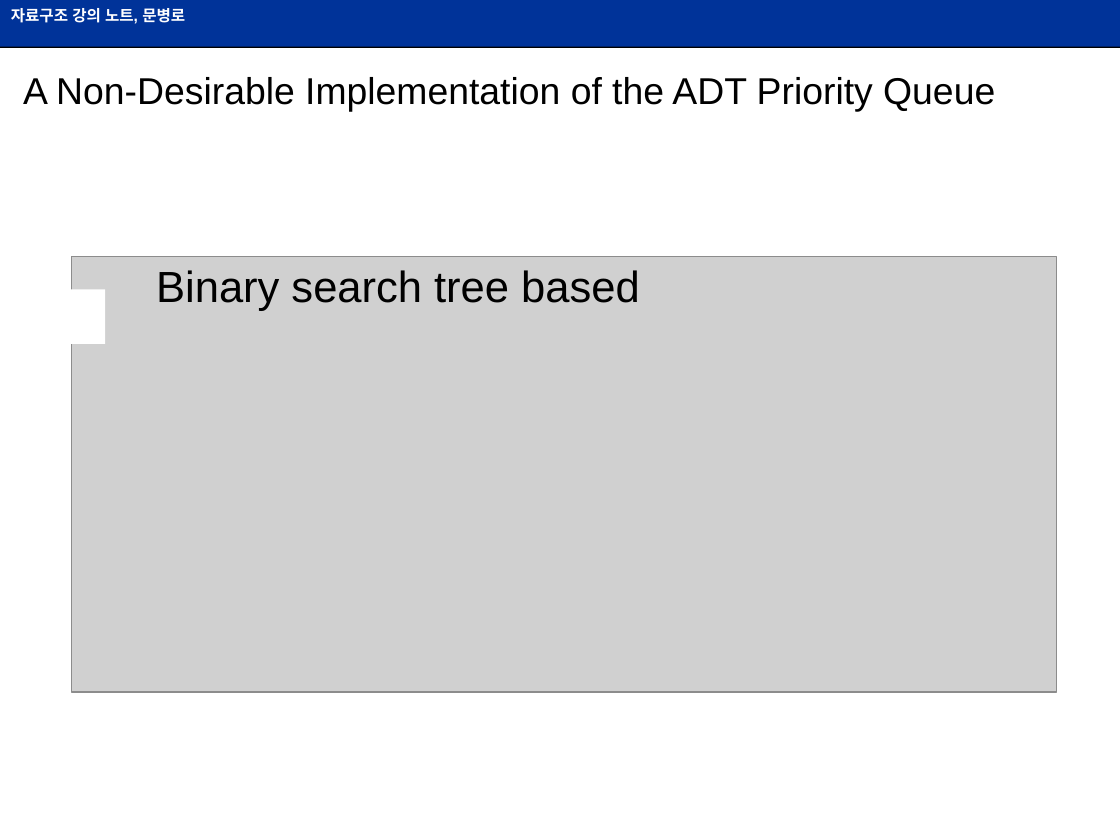
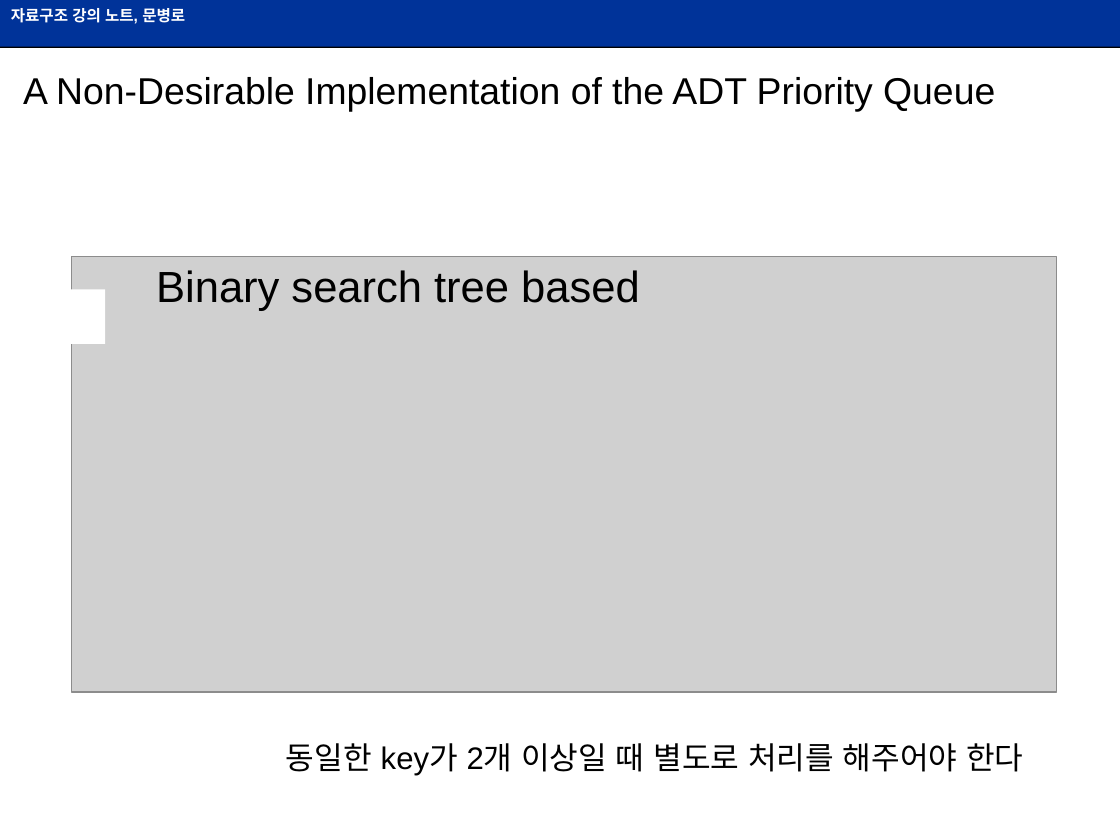
Before and after one commit to kajebiii/snuLecture, a slide deck: slide 30 of 2018-Spring/자료구조/lecture/Chapter11-table과priorityQueue.ppt. Drawn at 1120x840 pixels with LibreOffice and Linux fonts; fonts in the diff are those of the drawing; grey boxes stand for pictures. Boxes give left, top, right and bottom in pixels: in the first picture for what was removed or moved away, otherwise in the second. Text is boxed around its words. In the diff, an @@ line names an element or a change of style, - is before the commit and + after.

```diff
--- a/2018-Spring/자료구조/lecture/Chapter11-table과priorityQueue.ppt
+++ b/2018-Spring/자료구조/lecture/Chapter11-table과priorityQueue.ppt
@@ text added at (286, 743, 1023, 776), 20 pt, text #000000 @@
+동일한 key가 2개 이상일 때 별도로 처리를 해주어야 한다
```
Also in this commit, not shown: 2 other slides changed, 1 slide added, 1 slide removed, 28 other files.
